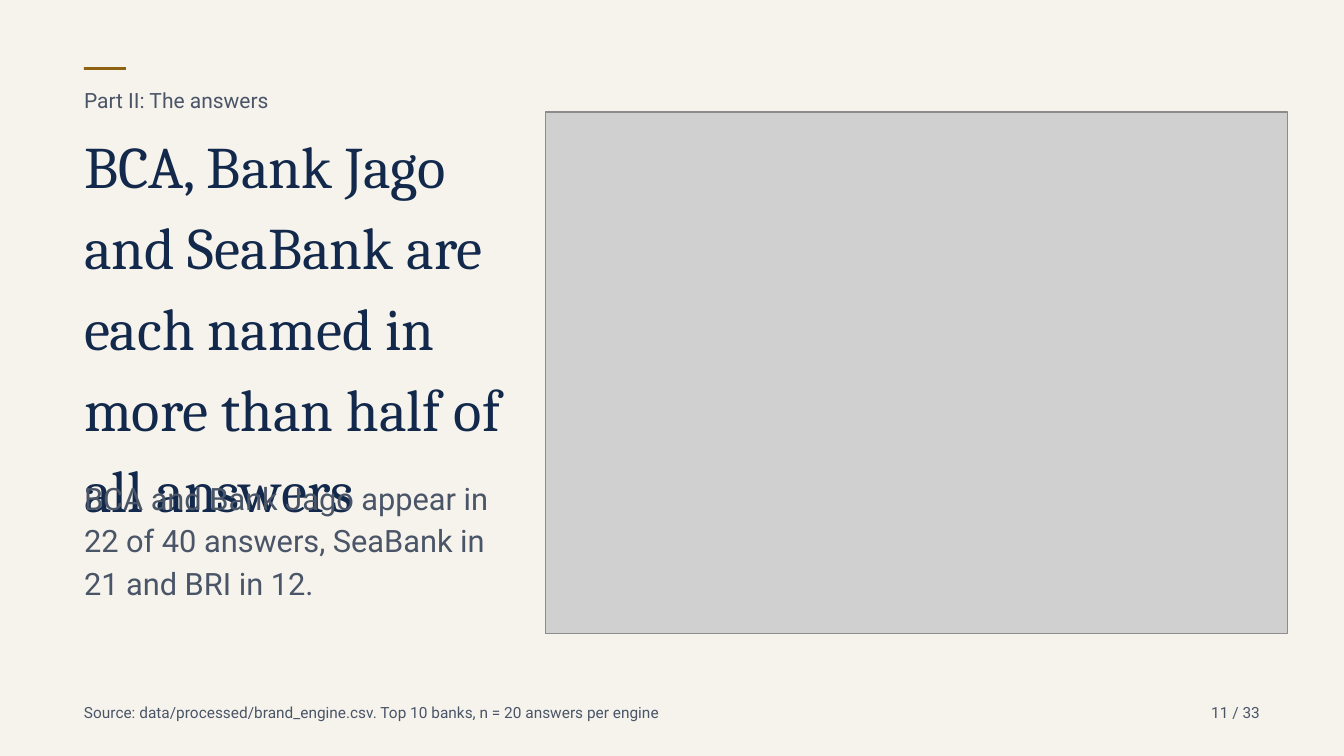
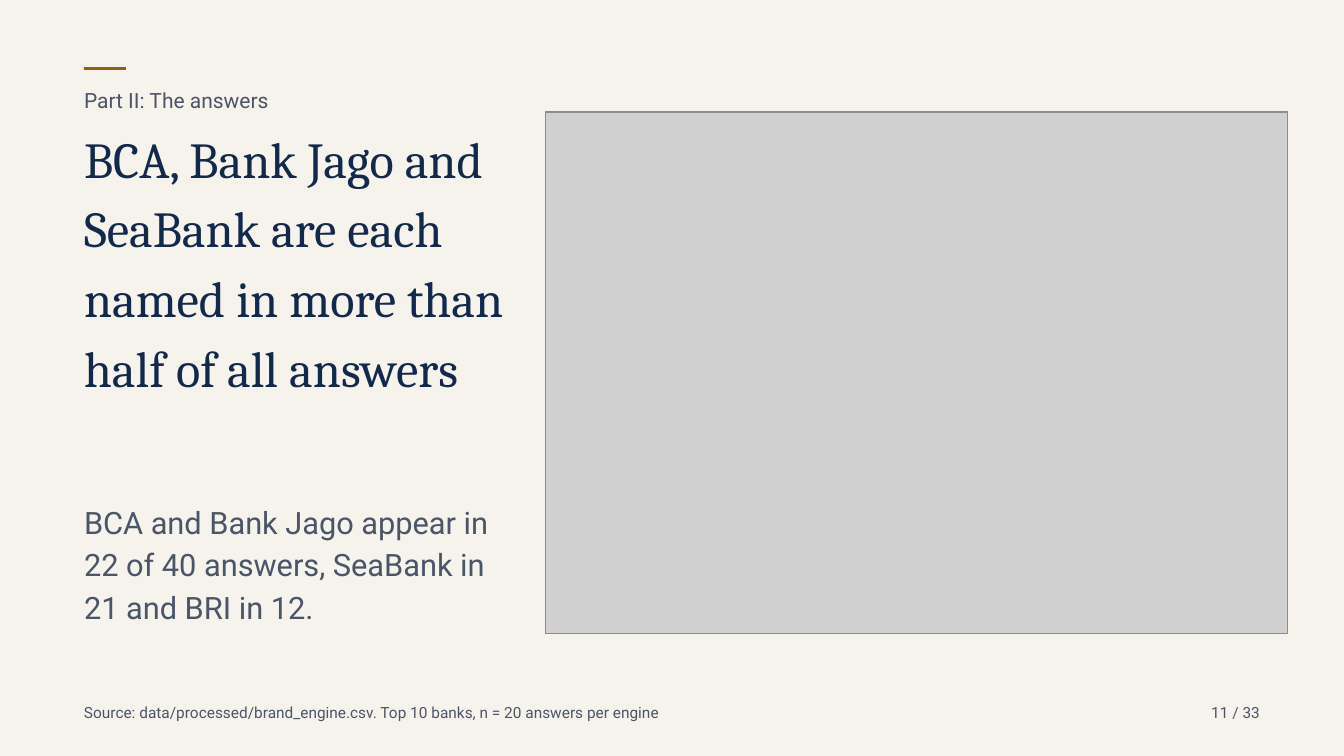
Before and after one commit to rgmwnn/geo-bank-visibility, a slide deck: slide 2 of deck/mockups/out/mockups.pptx. Drawn at 1344x756 pixels with LibreOffice and Linux fonts; fonts in the diff are those of the drawing; grey boxes stand for pictures. Boxes give left, top, right and bottom in pixels: in the first picture for what was removed or moved away, otherwise in the second. Text is boxed around its words. In the diff, an @@ line names an element or a change of style, - is before the commit and + after.

```diff
--- a/deck/mockups/out/mockups.pptx
+++ b/deck/mockups/out/mockups.pptx
@@ text "BCA, Bank Jago and SeaBank ..." at (84, 143, 503, 388): size 42 to 36 pt @@
@@ text "BCA and Bank Jago appear ..." rewrapped from (84, 482, 488, 596) to (84, 511, 488, 620) @@
```
Also in this commit, not shown: 3 other slides changed, 1 other file.
